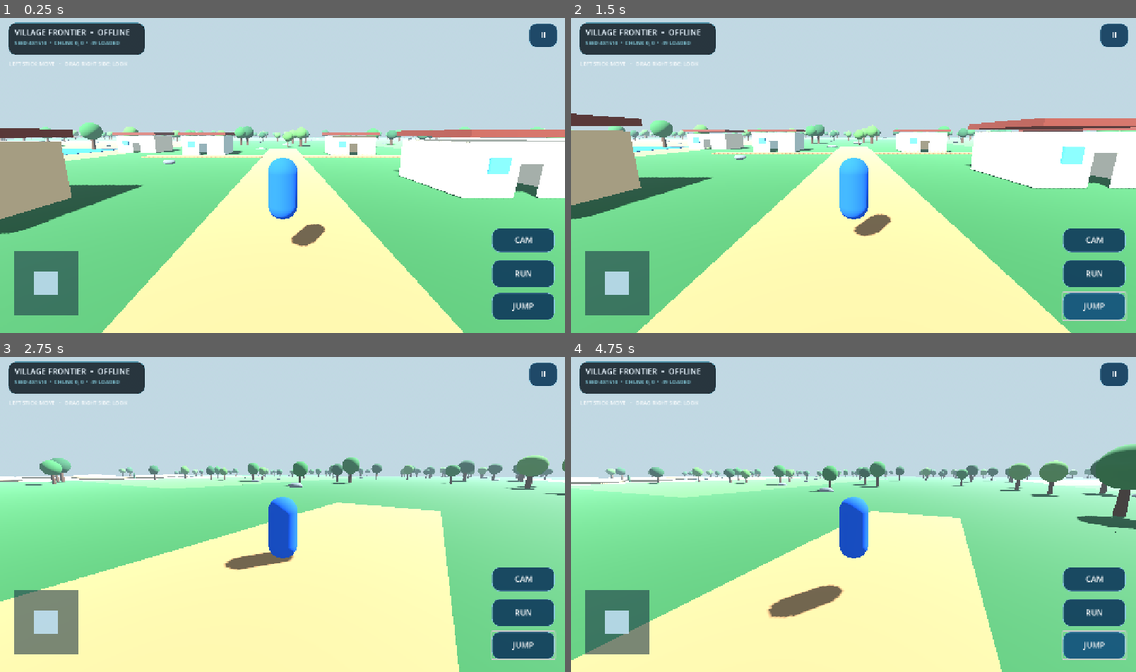
Above: before the commit, frames 1-4 (two rows, left to right).
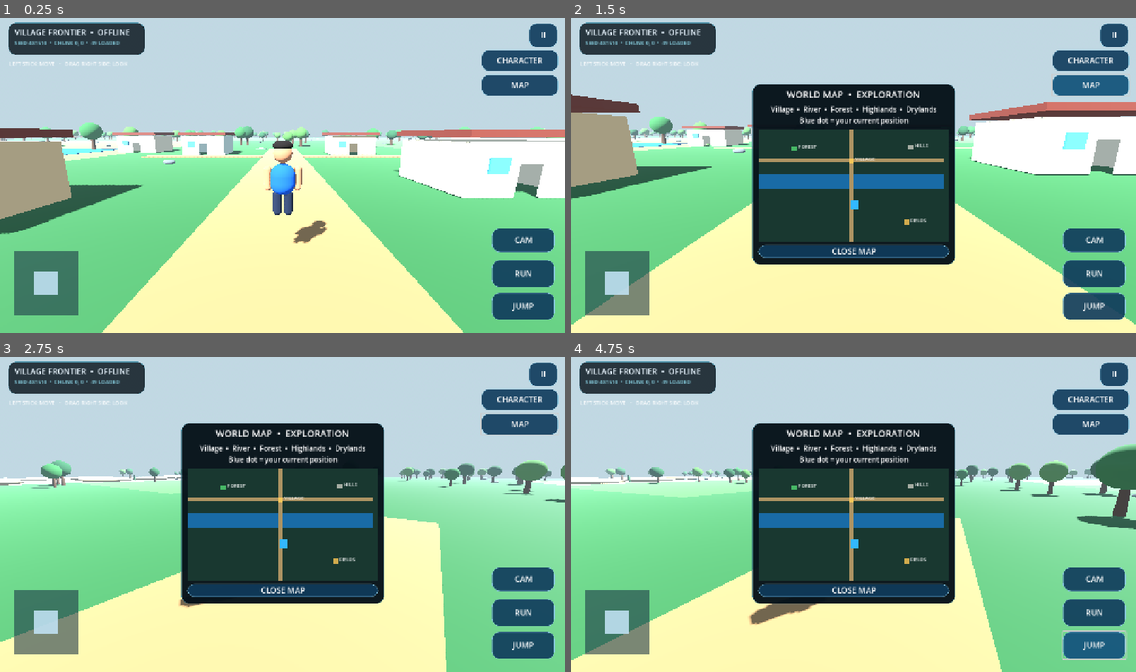
Above: after the commit, the same moments.

Repository: ishak6/open-world-3d-android
Game: Godot game, scene res://scenes/main.tscn
The game is run twice, just before and just after one commit, with the same random seed, the same clock (stepped at 60 frames per second) and the same inputs.
Inputs (mouse positions are in pixels of both pictures, inside the frame that each line leads up to):
- Up to frame 1 (0.25 s): no input
- Up to frame 2 (1.5 s): click "JUMP" (after the commit: "CHARACTER") at 0.5 s; click "JUMP" (after the commit: "MAP") at 1.25 s
- Up to frame 3 (2.75 s): tap Enter at 2 s; move the mouse to (406, 498) at 2.02 s; hold Right (ui_right) from 2.03 s (still down); tap Shift at 2.1 s; click (406, 498) at 2.17 s; tap Space at 2.27 s
- Up to frame 4 (4.75 s): release Right (ui_right) at 2.75 s; drag from (740, 530) to (825, 577) at 2.77 s; click "RUN" at 3.5 s; click "JUMP" at 4.25 s

The runs differ from the first frame. In frame 1, 2.7% of the frame differs, in the area x 47-99%, y 10-73%; in frame 2, 38%, in the area x 0-100%, y 10-100%; in frame 3, 28%; in frame 4, 22%.

Commit message:
Add character studio, humanoid player and exploration map UI

Diff:
--- a/scripts/main.gd
+++ b/scripts/main.gd
@@ -28,6 +28,24 @@
 var biome_noise := FastNoiseLite.new()
 var pause_panel: PanelContainer
 var is_paused := false
+var character_visual: Node3D
+var character_skin: StandardMaterial3D
+var character_shirt: StandardMaterial3D
+var character_pants: StandardMaterial3D
+var left_arm: MeshInstance3D
+var right_arm: MeshInstance3D
+var left_leg: MeshInstance3D
+var right_leg: MeshInstance3D
+var creator_panel: PanelContainer
+var map_panel: PanelContainer
+var animation_clock := 0.0
+var player_marker: ColorRect
+var skin_index := 0
+var outfit_index := 0
+var hair_index := 0
+var skin_palette := [Color(0.94, 0.72, 0.55), Color(0.72, 0.48, 0.34), Color(0.40, 0.24, 0.16), Color(0.25, 0.15, 0.11)]
+var outfit_palette := [Color(0.10, 0.34, 0.78), Color(0.12, 0.48, 0.34), Color(0.68, 0.20, 0.16), Color(0.72, 0.52, 0.12), Color(0.18, 0.16, 0.25)]
+var hair_palette := [Color(0.10, 0.065, 0.04), Color(0.30, 0.16, 0.08), Color(0.62, 0.48, 0.28), Color(0.08, 0.08, 0.09)]
 
 func _ready() -> void:
 	_setup_noise()
@@ -322,18 +340,61 @@
 			for plant in range(8):
 				_add_cylinder(root, plot_pos + Vector3(-8 + plant * 2.2, 0.55, -3.4 + row * 1.6), 0.13, 1.0, crop)
 
+func _make_piece(parent: Node3D, piece_name: String, mesh: Mesh, pos: Vector3, mat: Material) -> MeshInstance3D:
+	var piece := MeshInstance3D.new()
+	piece.name = piece_name
+	piece.mesh = mesh
+	piece.position = pos
+	piece.material_override = mat
+	parent.add_child(piece)
+	return piece
+
 func _build_player() -> void:
 	player = CharacterBody3D.new()
 	player.name = "Player"
 	player.position = Vector3(32, 2, 51)
-	var body_mesh := MeshInstance3D.new()
-	var capsule := CapsuleMesh.new()
-	capsule.radius = 0.43
-	capsule.height = 1.8
-	body_mesh.mesh = capsule
-	body_mesh.position.y = 0.9
-	body_mesh.material_override = _material(Color(0.10, 0.34, 0.78))
-	player.add_child(body_mesh)
+	character_visual = Node3D.new()
+	character_visual.name = "CharacterVisual"
+	player.add_child(character_visual)
+
+	var skin_mat := _material(Color(0.72, 0.48, 0.34))
+	var shirt_mat := _material(Color(0.10, 0.34, 0.78))
+	var pants_mat := _material(Color(0.10, 0.14, 0.22))
+	var hair_mat := _material(Color(0.10, 0.065, 0.04))
+	character_skin = skin_mat
+	character_shirt = shirt_mat
+	character_pants = pants_mat
+
+	var torso := CapsuleMesh.new()
+	torso.radius = 0.36
+	torso.height = 0.92
+	_make_piece(character_visual, "Torso", torso, Vector3(0, 1.12, 0), shirt_mat)
+	var head := SphereMesh.new()
+	head.radius = 0.27
+	head.height = 0.56
+	_make_piece(character_visual, "Head", head, Vector3(0, 1.88, 0), skin_mat)
+	var hair := SphereMesh.new()
+	hair.radius = 0.285
+	hair.height = 0.30
+	_make_piece(character_visual, "Hair", hair, Vector3(0, 2.08, 0), hair_mat)
+	var eye_mesh := SphereMesh.new()
+	eye_mesh.radius = 0.027
+	eye_mesh.height = 0.045
+	var eye_mat := _material(Color(0.025, 0.025, 0.03))
+	_make_piece(character_visual, "EyeLeft", eye_mesh, Vector3(-0.095, 1.91, -0.235), eye_mat)
+	_make_piece(character_visual, "EyeRight", eye_mesh, Vector3(0.095, 1.91, -0.235), eye_mat)
+
+	var arm_mesh := CapsuleMesh.new()
+	arm_mesh.radius = 0.105
+	arm_mesh.height = 0.72
+	left_arm = _make_piece(character_visual, "LeftArm", arm_mesh, Vector3(-0.43, 1.15, 0), skin_mat)
+	right_arm = _make_piece(character_visual, "RightArm", arm_mesh, Vector3(0.43, 1.15, 0), skin_mat)
+	var leg_mesh := CapsuleMesh.new()
+	leg_mesh.radius = 0.13
+	leg_mesh.height = 0.78
+	left_leg = _make_piece(character_visual, "LeftLeg", leg_mesh, Vector3(-0.16, 0.43, 0), pants_mat)
+	right_leg = _make_piece(character_visual, "RightLeg", leg_mesh, Vector3(0.16, 0.43, 0), pants_mat)
+
 	var collision := CollisionShape3D.new()
 	var shape := CapsuleShape3D.new()
 	shape.radius = 0.43
@@ -350,6 +411,45 @@
 	camera.current = true
 	camera_pivot.add_child(camera)
 	add_child(player)
+	_load_character_appearance()
+
+func _load_character_appearance() -> void:
+	var config := ConfigFile.new()
+	if config.load("user://character.cfg") == OK:
+		_apply_character_colors(
+			config.get_value("appearance", "skin", Color(0.72, 0.48, 0.34)),
+			config.get_value("appearance", "shirt", Color(0.10, 0.34, 0.78)),
+			config.get_value("appearance", "pants", Color(0.10, 0.14, 0.22))
+		)
+
+func _apply_character_colors(skin: Color, shirt: Color, pants: Color) -> void:
+	character_skin.albedo_color = skin
+	character_shirt.albedo_color = shirt
+	character_pants.albedo_color = pants
+
+func _save_character_appearance() -> void:
+	var config := ConfigFile.new()
+	config.set_value("appearance", "skin", character_skin.albedo_color)
+	config.set_value("appearance", "shirt", character_shirt.albedo_color)
+	config.set_value("appearance", "pants", character_pants.albedo_color)
+	config.save("user://character.cfg")
+
+func _cycle_skin() -> void:
+	skin_index = (skin_index + 1) % skin_palette.size()
+	_apply_character_colors(skin_palette[skin_index], character_shirt.albedo_color, character_pants.albedo_color)
+	_save_character_appearance()
+
+func _cycle_outfit() -> void:
+	outfit_index = (outfit_index + 1) % outfit_palette.size()
+	_apply_character_colors(character_skin.albedo_color, outfit_palette[outfit_index], character_pants.albedo_color)
+	_save_character_appearance()
+
+func _cycle_hair() -> void:
+	hair_index = (hair_index + 1) % hair_palette.size()
+	var hair_piece := character_visual.get_node_or_null("Hair") as MeshInstance3D
+	if hair_piece:
+		hair_piece.material_override = _material(hair_palette[hair_index])
+	_save_character_appearance()
 
 func _build_hud() -> void:
 	var hud := CanvasLayer.new()
@@ -449,6 +549,129 @@
 	pause_hint.text = "Explore the endless frontier"
 	pause_hint.horizontal_alignment = HORIZONTAL_ALIGNMENT_CENTER
 	pause_box.add_child(pause_hint)
+	_build_creator_and_map(hud)
+
+func _build_creator_and_map(hud: CanvasLayer) -> void:
+	var creator_button := _make_button("CHARACTER", Vector2(-190, 78), Vector2(174, 48))
+	creator_button.anchor_left = 1.0
+	creator_button.anchor_right = 1.0
+	creator_button.anchor_top = 0.0
+	creator_button.anchor_bottom = 0.0
+	hud.add_child(creator_button)
+	creator_button.pressed.connect(func():
+		creator_panel.visible = not creator_panel.visible
+		map_panel.visible = false
+	)
+
+	var map_button := _make_button("MAP", Vector2(-190, 134), Vector2(174, 48))
+	map_button.anchor_left = 1.0
+	map_button.anchor_right = 1.0
+	map_button.anchor_top = 0.0
+	map_button.anchor_bottom = 0.0
+	hud.add_child(map_button)
+	map_button.pressed.connect(func():
+		map_panel.visible = not map_panel.visible
+		creator_panel.visible = false
+	)
+
+	creator_panel = PanelContainer.new()
+	creator_panel.visible = false
+	creator_panel.set_anchors_preset(Control.PRESET_CENTER)
+	creator_panel.position = Vector2(-210, -190)
+	creator_panel.custom_minimum_size = Vector2(420, 380)
+	creator_panel.add_theme_stylebox_override("panel", _panel_style(Color(0.025, 0.07, 0.10, 0.97)))
+	hud.add_child(creator_panel)
+	var creator_box := VBoxContainer.new()
+	creator_box.add_theme_constant_override("separation", 12)
+	creator_panel.add_child(creator_box)
+	var creator_title := Label.new()
+	creator_title.text = "CHARACTER STUDIO"
+	creator_title.horizontal_alignment = HORIZONTAL_ALIGNMENT_CENTER
+	creator_title.add_theme_font_size_override("font_size", 23)
+	creator_box.add_child(creator_title)
+	var creator_desc := Label.new()
+	creator_desc.text = "Customize your explorer • changes save on this device"
+	creator_desc.horizontal_alignment = HORIZONTAL_ALIGNMENT_CENTER
+	creator_desc.autowrap_mode = TextServer.AUTOWRAP_WORD_SMART
+	creator_box.add_child(creator_desc)
+	var skin_button := _make_button("SKIN TONE  •  CHANGE", Vector2.ZERO, Vector2(370, 48))
+	creator_box.add_child(skin_button)
+	skin_button.pressed.connect(_cycle_skin)
+	var hair_button := _make_button("HAIR COLOR  •  CHANGE", Vector2.ZERO, Vector2(370, 48))
+	creator_box.add_child(hair_button)
+	hair_button.pressed.connect(_cycle_hair)
+	var outfit_button := _make_button("SHIRT COLOR  •  CHANGE", Vector2.ZERO, Vector2(370, 48))
+	creator_box.add_child(outfit_button)
+	outfit_button.pressed.connect(_cycle_outfit)
+	var close_creator := _make_button("DONE", Vector2.ZERO, Vector2(370, 46))
+	creator_box.add_child(close_creator)
+	close_creator.pressed.connect(func(): creator_panel.visible = false)
+
+	map_panel = PanelContainer.new()
+	map_panel.visible = false
+	map_panel.set_anchors_preset(Control.PRESET_CENTER)
+	map_panel.position = Vector2(-230, -205)
+	map_panel.custom_minimum_size = Vector2(460, 410)
+	map_panel.add_theme_stylebox_override("panel", _panel_style(Color(0.025, 0.07, 0.10, 0.97)))
+	hud.add_child(map_panel)
+	var map_box := VBoxContainer.new()
+	map_box.add_theme_constant_override("separation", 8)
+	map_panel.add_child(map_box)
+	var map_title := Label.new()
+	map_title.text = "WORLD MAP  •  EXPLORATION"
+	map_title.horizontal_alignment = HORIZONTAL_ALIGNMENT_CENTER
+	map_title.add_theme_font_size_override("font_size", 21)
+	map_box.add_child(map_title)
+	var map_info := Label.new()
+	map_info.text = "Village  •  River  •  Forest  •  Highlands  •  Drylands\nBlue dot = your current position"
+	map_info.horizontal_alignment = HORIZONTAL_ALIGNMENT_CENTER
+	map_info.autowrap_mode = TextServer.AUTOWRAP_WORD_SMART
+	map_box.add_child(map_info)
+	var map_canvas := ColorRect.new()
+	map_canvas.custom_minimum_size = Vector2(420, 255)
+	map_canvas.color = Color(0.10, 0.22, 0.19)
+	map_canvas.mouse_filter = Control.MOUSE_FILTER_IGNORE
+	map_box.add_child(map_canvas)
+	var river := ColorRect.new()
+	river.position = Vector2(0, 104)
+	river.size = Vector2(420, 32)
+	river.color = Color(0.10, 0.42, 0.65)
+	map_canvas.add_child(river)
+	var road_v := ColorRect.new()
+	road_v.position = Vector2(205, 0)
+	road_v.size = Vector2(12, 255)
+	road_v.color = Color(0.68, 0.58, 0.39)
+	map_canvas.add_child(road_v)
+	var road_h := ColorRect.new()
+	road_h.position = Vector2(0, 66)
+	road_h.size = Vector2(420, 10)
+	road_h.color = Color(0.68, 0.58, 0.39)
+	map_canvas.add_child(road_h)
+	_add_map_marker(map_canvas, Vector2(205, 66), "VILLAGE", Color(0.96, 0.78, 0.34))
+	_add_map_marker(map_canvas, Vector2(76, 38), "FOREST", Color(0.28, 0.72, 0.40))
+	_add_map_marker(map_canvas, Vector2(340, 36), "HILLS", Color(0.65, 0.68, 0.64))
+	_add_map_marker(map_canvas, Vector2(330, 205), "FIELDS", Color(0.82, 0.67, 0.30))
+	player_marker = ColorRect.new()
+	player_marker.position = Vector2(197, 155)
+	player_marker.size = Vector2(18, 18)
+	player_marker.color = Color(0.20, 0.72, 1.0)
+	map_canvas.add_child(player_marker)
+	var map_close := _make_button("CLOSE MAP", Vector2.ZERO, Vector2(420, 44))
+	map_box.add_child(map_close)
+	map_close.pressed.connect(func(): map_panel.visible = false)
+
+func _add_map_marker(parent: Control, pos: Vector2, caption: String, tint: Color) -> void:
+	var marker := ColorRect.new()
+	marker.position = pos
+	marker.size = Vector2(12, 12)
+	marker.color = tint
+	parent.add_child(marker)
+	var label := Label.new()
+	label.text = caption
+	label.position = pos + Vector2(14, -7)
+	label.add_theme_font_size_override("font_size", 11)
+	label.add_theme_color_override("font_color", Color.WHITE)
+	parent.add_child(label)
 
 func _anchor_bottom_right(control: Control) -> void:
 	control.anchor_left = 1.0
@@ -547,6 +770,28 @@
 func _rotate_camera(delta: Vector2) -> void:
 	camera_pivot.rotate_y(-delta.x * LOOK_SENSITIVITY)
 	camera_pivot.rotation.x = clamp(camera_pivot.rotation.x - delta.y * LOOK_SENSITIVITY, -0.95, 0.48)
+
+func _update_character_animation(delta: float) -> void:
+	if character_visual == null:
+		return
+	var horizontal_speed := Vector2(player.velocity.x, player.velocity.z).length()
+	if horizontal_speed > 0.5 and player.is_on_floor():
+		animation_clock += delta * (10.0 if is_running else 7.0)
+		var swing := sin(animation_clock) * 0.48
+		left_arm.rotation.x = swing
+		right_arm.rotation.x = -swing
+		left_leg.rotation.x = -swing
+		right_leg.rotation.x = swing
+	else:
+		animation_clock = 0.0
+		left_arm.rotation.x = move_toward(left_arm.rotation.x, 0.0, delta * 3.0)
+		right_arm.rotation.x = move_toward(right_arm.rotation.x, 0.0, delta * 3.0)
+		left_leg.rotation.x = move_toward(left_leg.rotation.x, 0.0, delta * 3.0)
+		right_leg.rotation.x = move_toward(right_leg.rotation.x, 0.0, delta * 3.0)
+	if not player.is_on_floor():
+		character_visual.position.y = 0.06
+	else:
+		character_visual.position.y = 0.0
 
 func _physics_process(delta: float) -> void:
 	if player == null or is_paused:
@@ -578,3 +823,6 @@
 		player.global_position = Vector3(current_chunk.x * CHUNK_SIZE + 32, 3, current_chunk.y * CHUNK_SIZE + 32)
 		player.velocity = Vector3.ZERO
 	_update_chunks()
+	_update_character_animation(delta)
+	if player_marker and is_instance_valid(player_marker):
+		player_marker.position = Vector2(197.0 + fposmod(player.global_position.x, 64.0) * 0.35, 145.0 + fposmod(player.global_position.z, 64.0) * 0.35)
